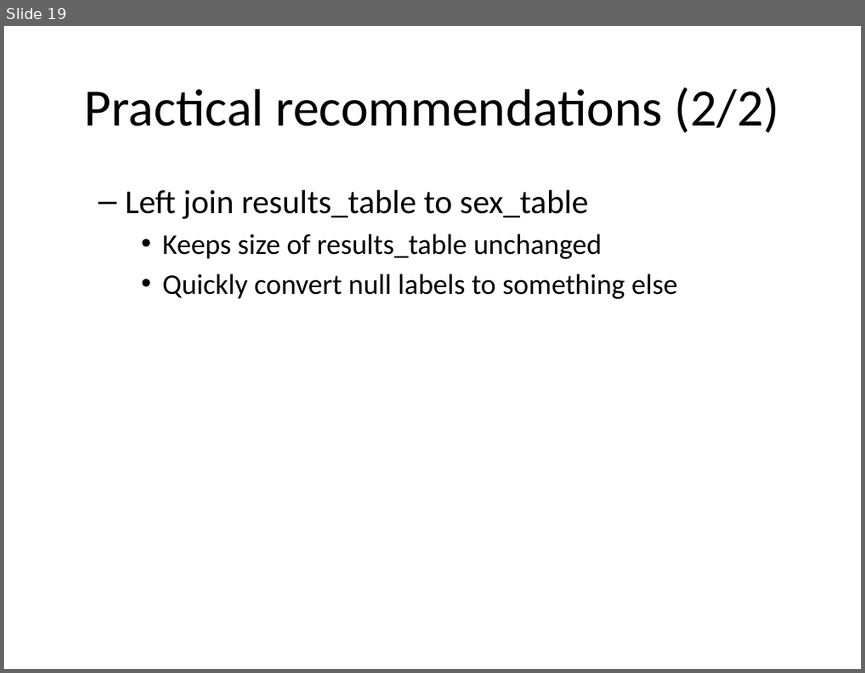
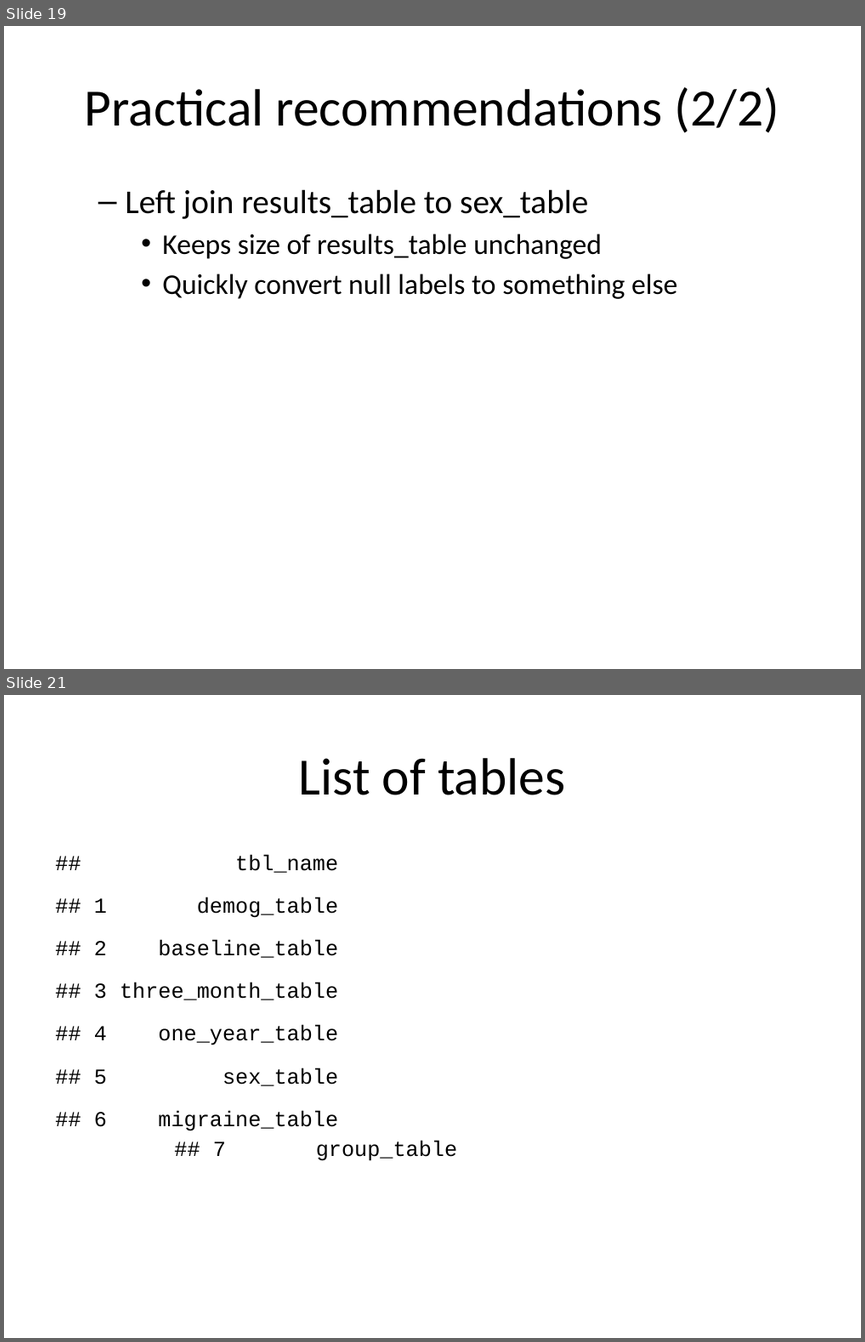
Before and after one commit to pmean/introduction-to-sql, a slide deck: src/mismatches.pptx. Shown one above the other, each under a label of ours: slide 19 before the commit, slides 19 and 21 after it; the slides between them are not shown. The pictures are 865x673 and 865x1342 pixels, drawn with LibreOffice and Linux fonts; fonts in the diff are those of the drawing. Boxes give left, top, right and bottom in pixels: in the first picture for what was removed or moved away, otherwise in the second. Text is boxed around its words. In the diff, an @@ line names an element or a change of style, - is before the commit and + after.

```diff
--- a/src/mismatches.pptx
+++ b/src/mismatches.pptx
@@ slide 21 added at <box>4,695,861,1338</box>, background #FFFFFF @@
@@ title added at <box>299,758,566,795</box>, 44 pt, text #000000 @@
+List of tables
@@ text added at <box>94,855,457,1161</box>, 18 pt, text #000000 @@
+## tbl_name
+## 1 demog_table
+## 2 baseline_table
+## 3 three_month_table
+## 4 one_year_table
+## 5 sex_table
+## 6 migraine_table
+## 7 group_table
```
Also in this commit, not shown: 3 slides changed, 12 other slides added, 12 other files.
